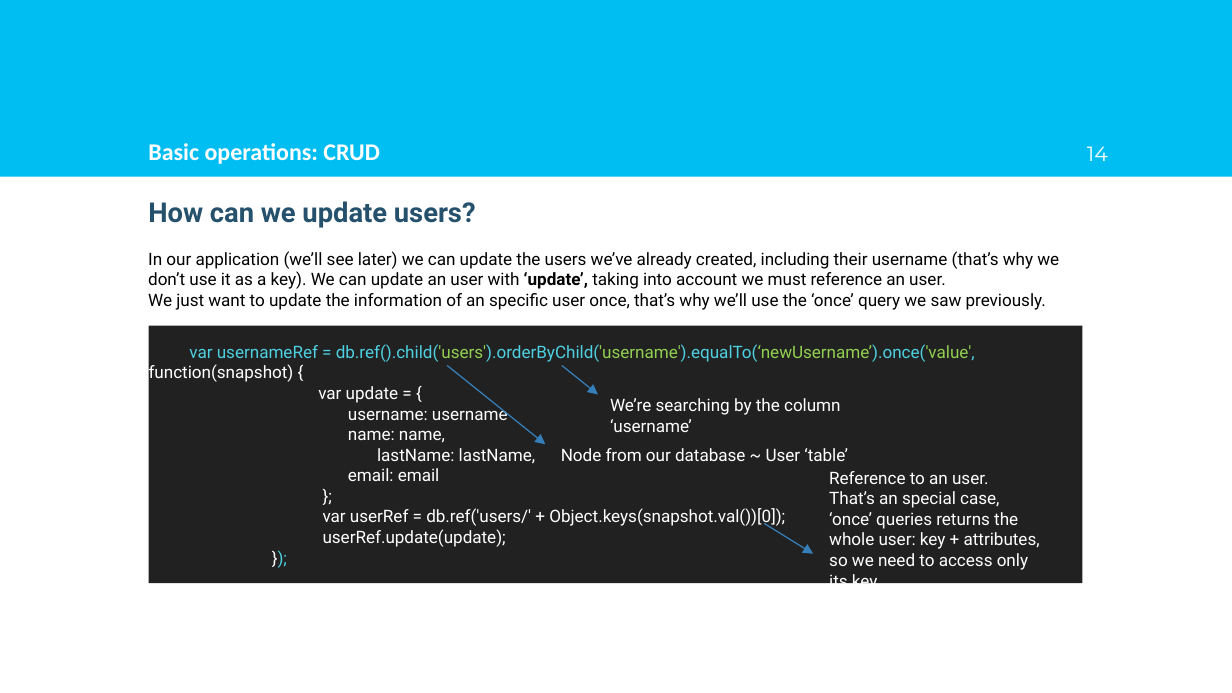
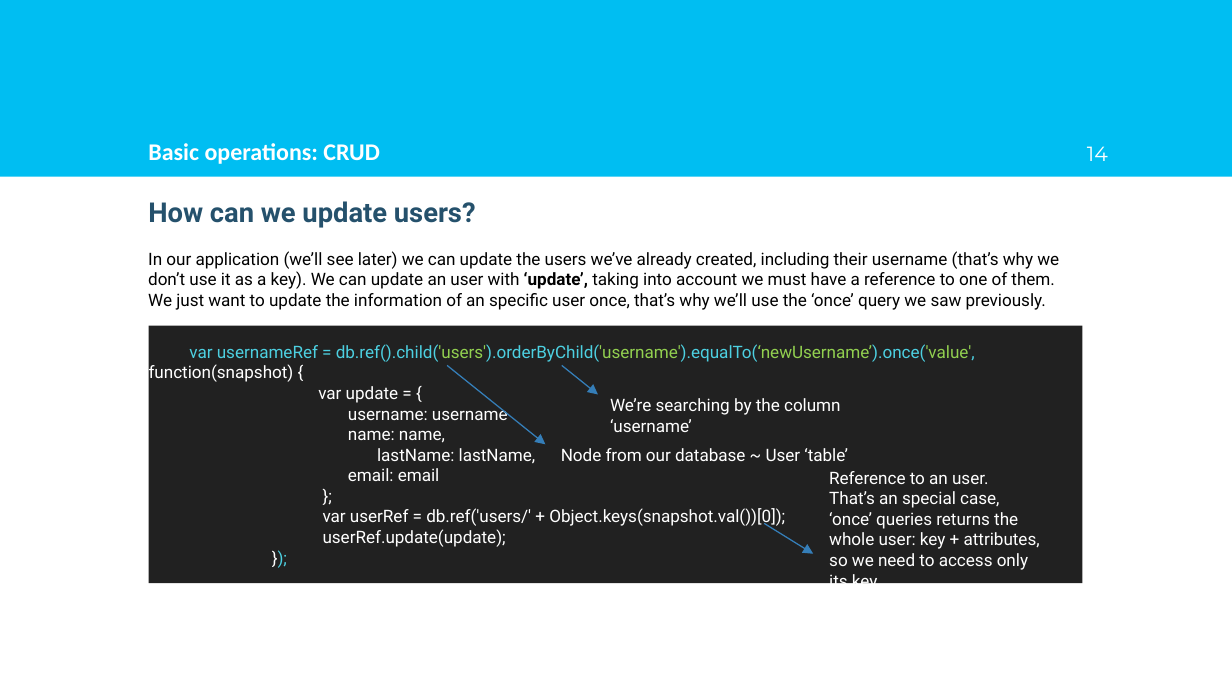
Before and after one commit to AlfonsoLRz/Firebase-Tutorial, a slide deck: slide 14 of doc/Tutorial.pptx. Drawn at 1232x693 pixels with LibreOffice and Linux fonts; fonts in the diff are those of the drawing; background and template pictures are left out. Boxes give left, top, right and bottom in pixels: in the first picture for what was removed or moved away, otherwise in the second. Text is boxed around its words. In the diff, an @@ line names an element or a change of style, - is before the commit and + after.

```diff
--- a/doc/Tutorial.pptx
+++ b/doc/Tutorial.pptx
@@ text at [148,251,1059,289]: text changed @@
-In our application (we’ll see later) we can update the users we’ve already created, including their username (that’s why we don’t use it as a key). We can update an user with ‘update’, taking into account we must reference an user.
+In our application (we’ll see later) we can update the users we’ve already created, including their username (that’s why we don’t use it as a key). We can update an user with ‘update’, taking into account we must have a reference to one of them.
```
Also in this commit, not shown: 2 other slides changed, 1 other file.
